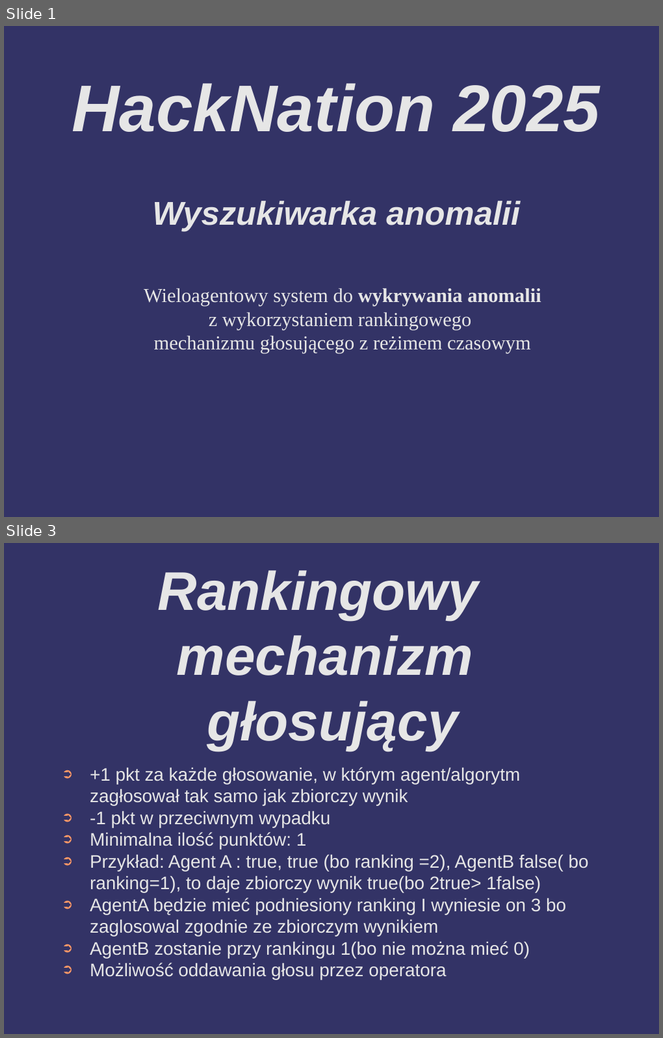
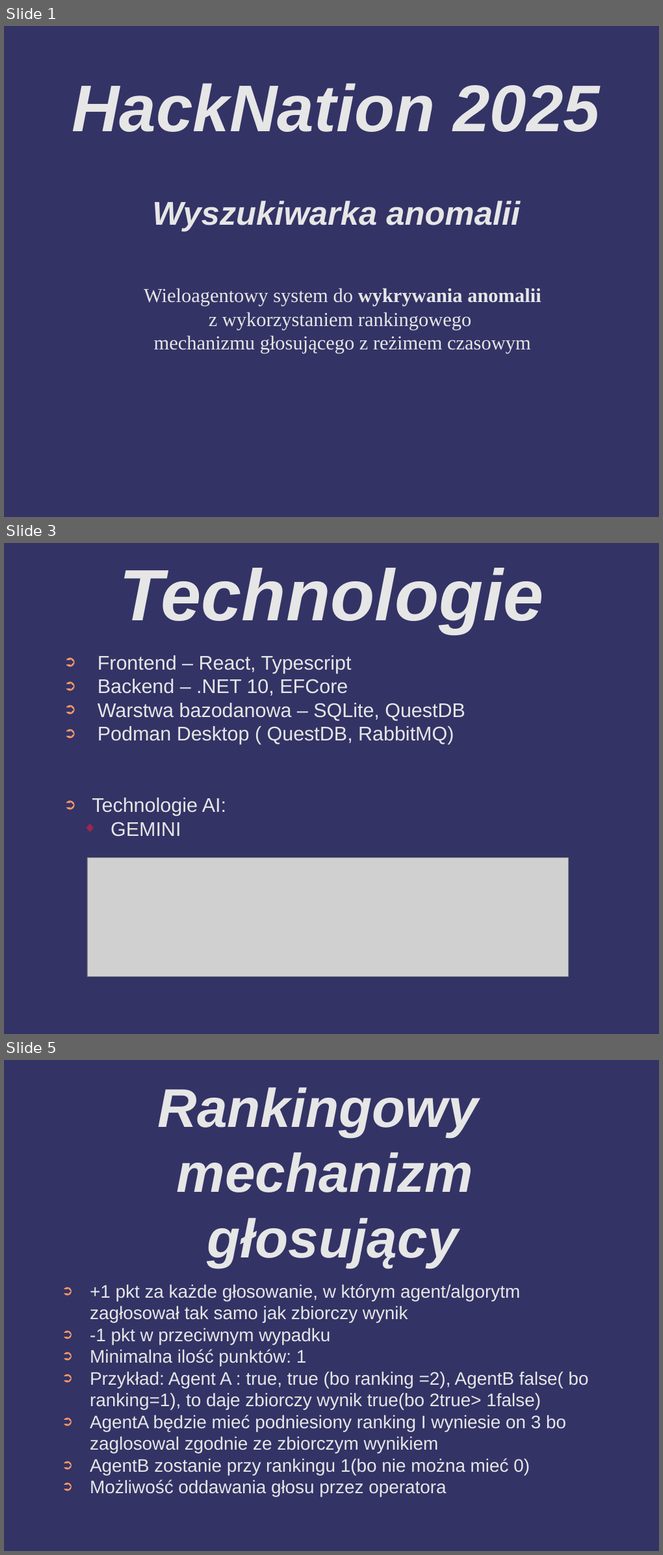
Before and after one commit to barimale/HackNation2025-anomaly-detector, a slide deck: presentation/hackNation2025 - prezentacja - Mateusz Wolnica.odp. Shown one above the other, each under a label of ours: slides 1 and 3 before the commit, slides 1, 3 and 5 after it; the slides between them are not shown. The pictures are 663x1038 and 663x1555 pixels, drawn with LibreOffice and Linux fonts; fonts in the diff are those of the drawing; grey boxes stand for pictures; background and template pictures are left out. Boxes give left, top, right and bottom in pixels: in the first picture for what was removed or moved away, otherwise in the second. Text is boxed around its words. In the diff, an @@ line names an element or a change of style, - is before the commit and + after.

```diff
--- a/presentation/hackNation2025 - prezentacja - Mateusz Wolnica.odp
+++ b/presentation/hackNation2025 - prezentacja - Mateusz Wolnica.odp
@@ slide 3 added at (4, 543, 659, 1034), background #333366 @@
@@ title added at (120, 568, 544, 633), 88 pt, text #E6E6E6, bold, italic @@
+Technologie
@@ text added at (92, 655, 466, 837), 24 pt, text #E6E6E6 @@
+➲ Frontend – React, Typescript
+➲ Backend – .NET 10, EFCore
+➲ Warstwa bazodanowa – SQLite, QuestDB
+➲ Podman Desktop ( QuestDB, RabbitMQ)
+➲ Technologie AI:
+  ◆ GEMINI
@@ picture added at (87, 858, 569, 977) @@
@@ what was slide 3 is now slide 5 @@
```
Also in this commit, not shown: 3 slides changed, 2 other slides added, 2 other files.
